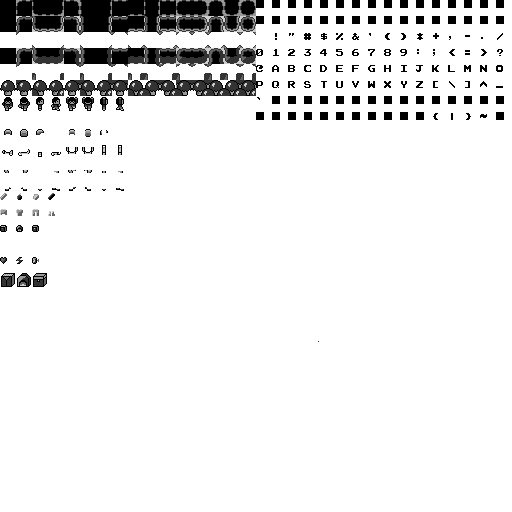
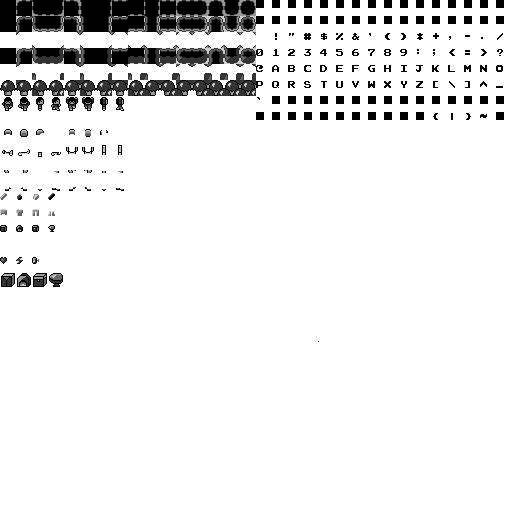
Layers edited between the first and the second 512px x 512px image:
painted on "spritesheet.png" over [left=48, top=225, right=63, bottom=287]
